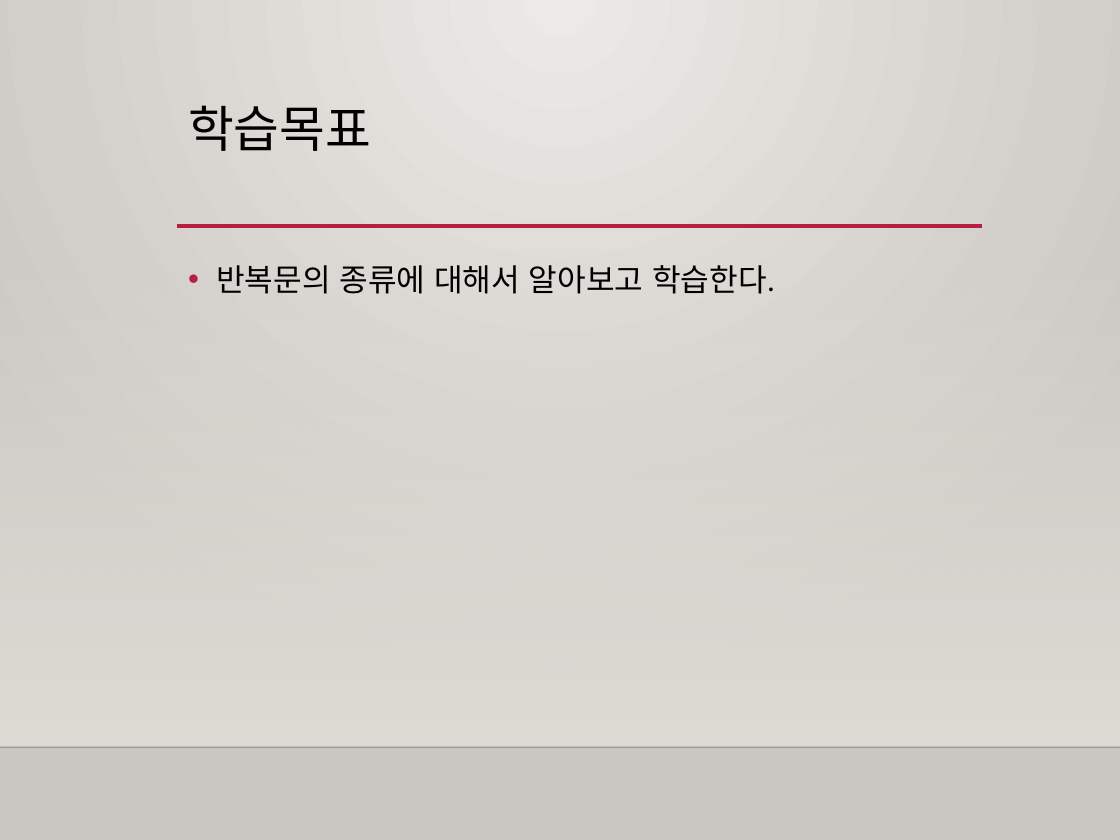
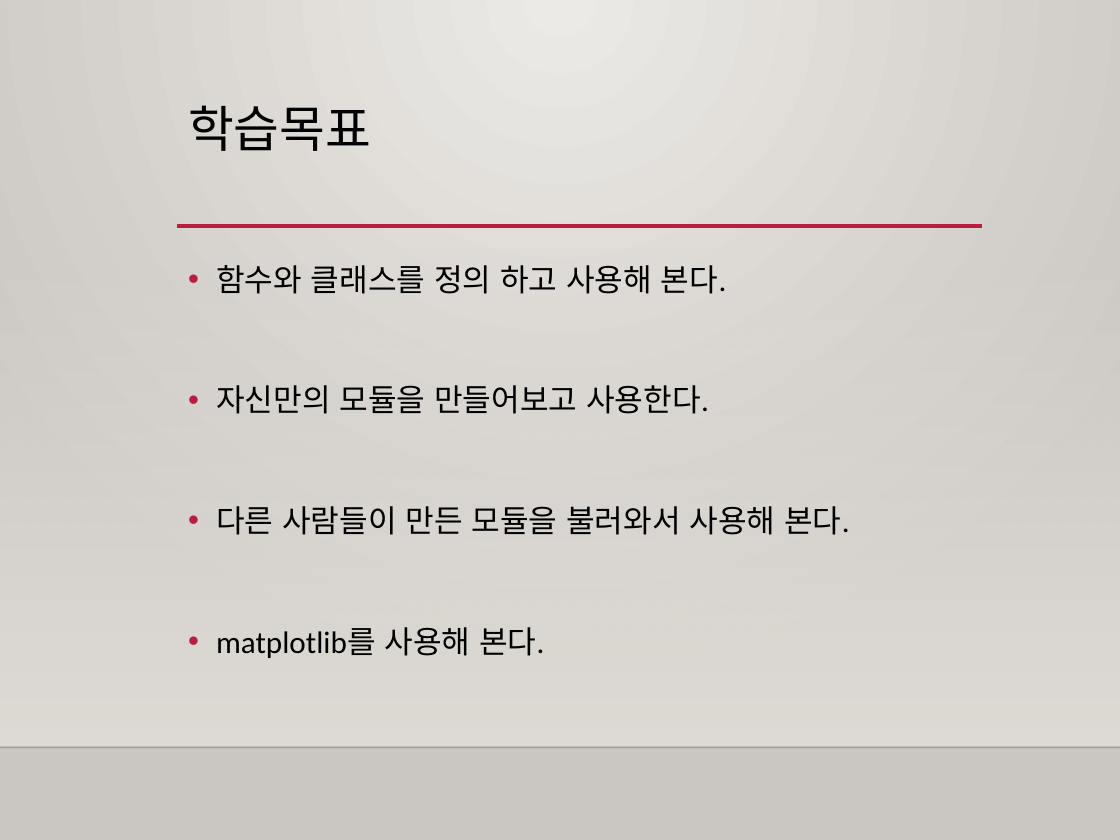
Before and after one commit to freshmea/weizman_python_class, a slide deck: slide 2 of textbook/파이썬3-2교시.pptx. Drawn at 1120x840 pixels with LibreOffice and Linux fonts; fonts in the diff are those of the drawing; background and template pictures are left out. Boxes give left, top, right and bottom in pixels: in the first picture for what was removed or moved away, otherwise in the second. Text is boxed around its words. In the diff, an @@ line names an element or a change of style, - is before the commit and + after.

```diff
--- a/textbook/파이썬3-2교시.pptx
+++ b/textbook/파이썬3-2교시.pptx
@@ text at (216,265,850,658): text changed @@
-• 반복문의 종류에 대해서 알아보고 학습한다.
+• 함수와 클래스를 정의 하고 사용해 본다.
+• 자신만의 모듈을 만들어보고 사용한다.
+• 다른 사람들이 만든 모듈을 불러와서 사용해 본다.
+• matplotlib를 사용해 본다.
```
Also in this commit, not shown: 3 other slides changed, 5 slides added, 4 slides removed, 8 other files.
